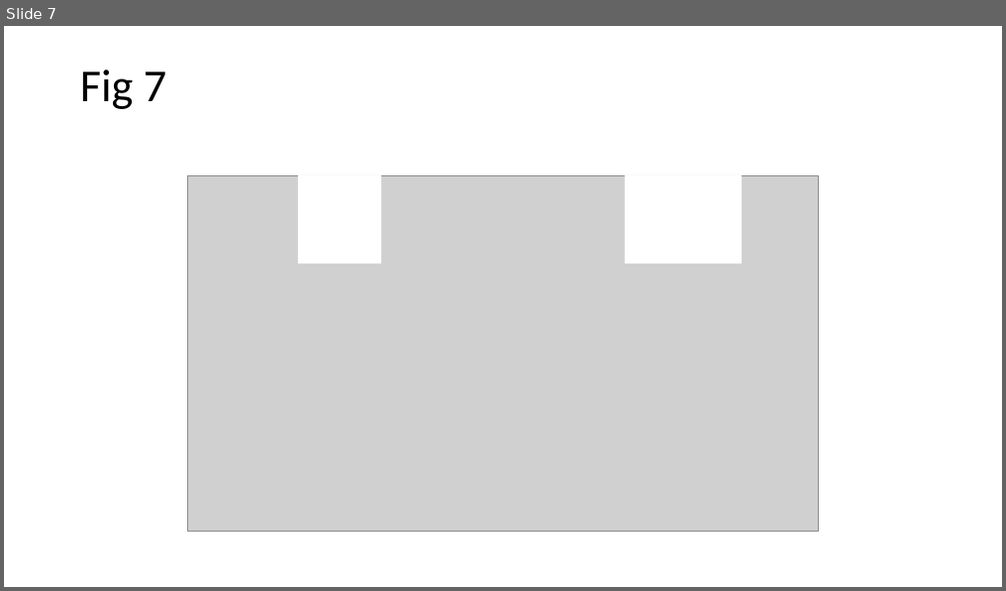
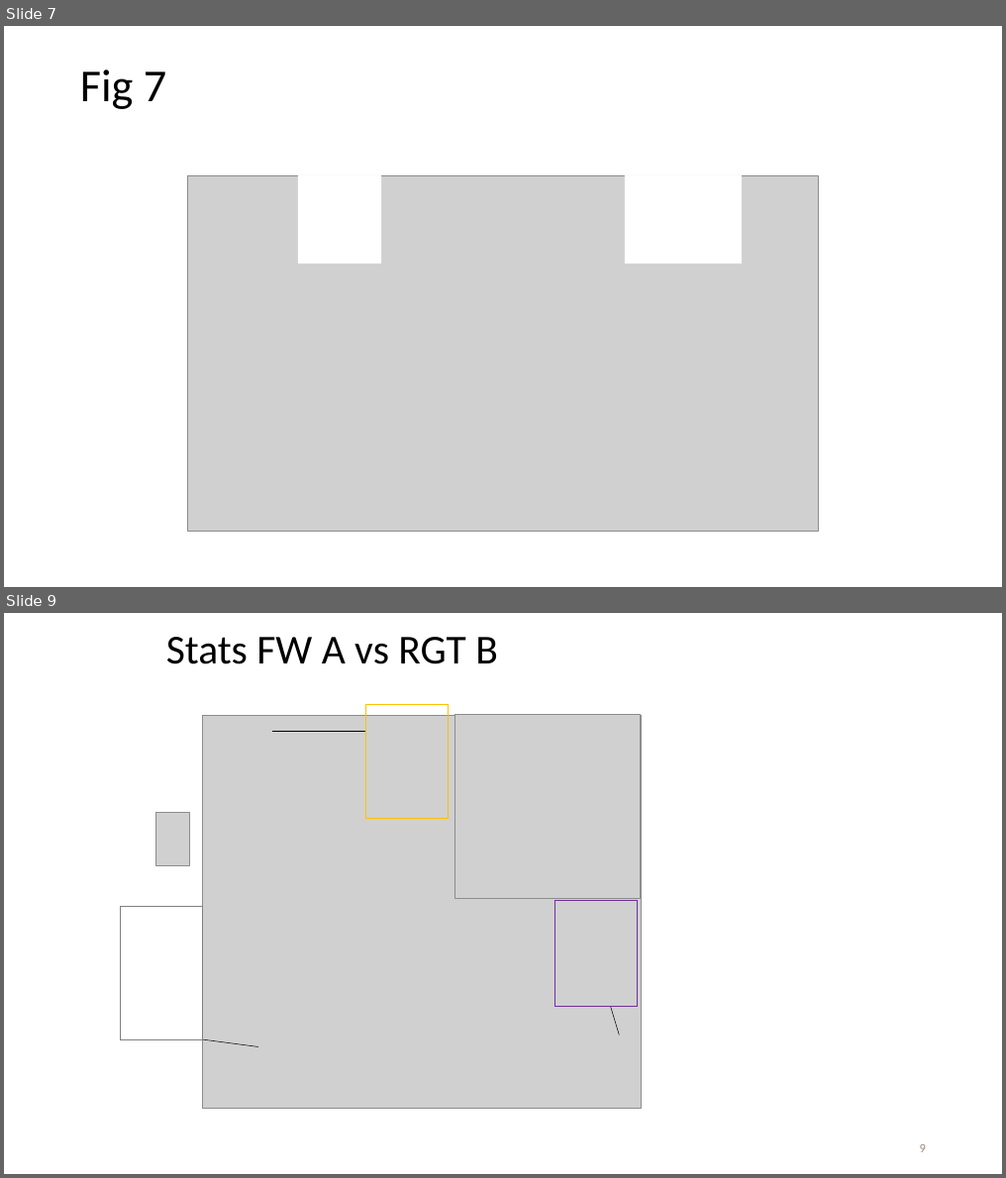
Before and after one commit to ncats/scaffoldanalytics, a slide deck: pres/Scaffold analytics figures to modify with chemical structures.pptx. Shown one above the other, each under a label of ours: slide 7 before the commit, slides 7 and 9 after it; the slides between them are not shown. The pictures are 1006x591 and 1006x1178 pixels, drawn with LibreOffice and Linux fonts; fonts in the diff are those of the drawing; grey boxes stand for pictures. Boxes give left, top, right and bottom in pixels: in the first picture for what was removed or moved away, otherwise in the second. Text is boxed around its words. In the diff, an @@ line names an element or a change of style, - is before the commit and + after.

```diff
--- a/pres/Scaffold analytics figures to modify with chemical structures.pptx
+++ b/pres/Scaffold analytics figures to modify with chemical structures.pptx
@@ slide 9 added at [4,613,1002,1174], background #FFFFFF @@
@@ title added at [166,637,498,664], 39.6 pt, text #000000 @@
+Stats FW A vs RGT B
@@ picture added at [202,715,642,1109] @@
@@ line added from (272, 731) to (366, 731), #000000 0.5 pt @@
@@ rectangle added at [365,704,448,818], outline #FFC000 1 pt @@
@@ picture added at [455,714,640,898] @@
@@ picture added at [156,812,190,865] @@
@@ rectangle added at [120,906,202,1041], outline #808080 1 pt @@
@@ rectangle added at [555,900,638,1007], outline #7030A0 1 pt @@
@@ line added from (611, 1007) to (620, 1035), #000000 0.5 pt @@
@@ line added from (202, 1040) to (258, 1048), #000000 0.5 pt @@
@@ page number added at [920,1145,926,1153], 12 pt, text #9A8B7D @@
+9
```
Also in this commit, not shown: 2 other slides added, 6 other files.
